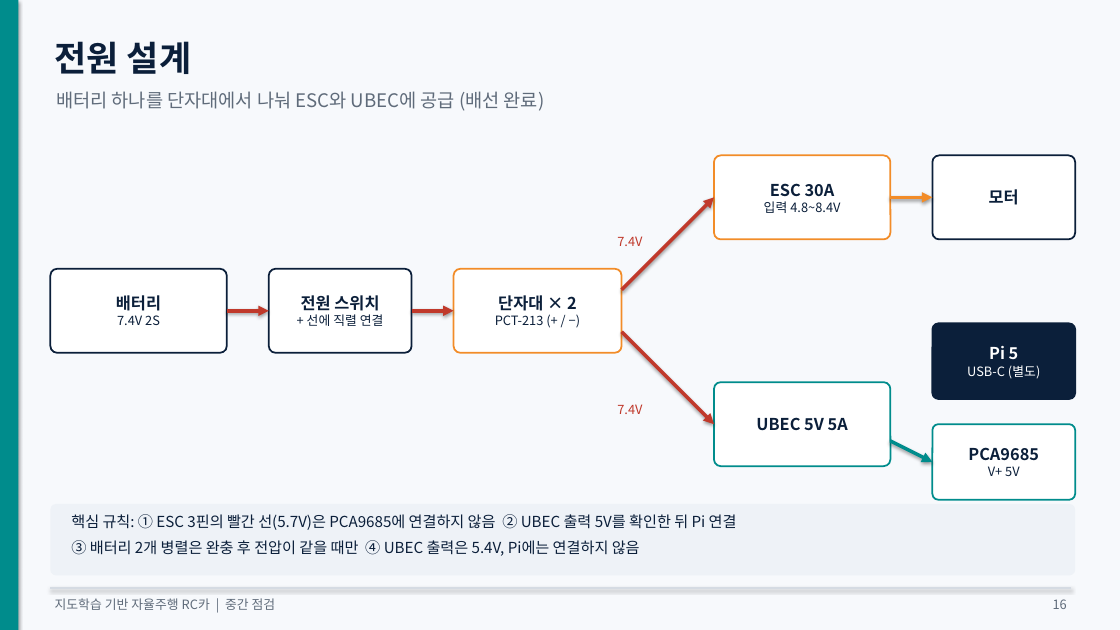
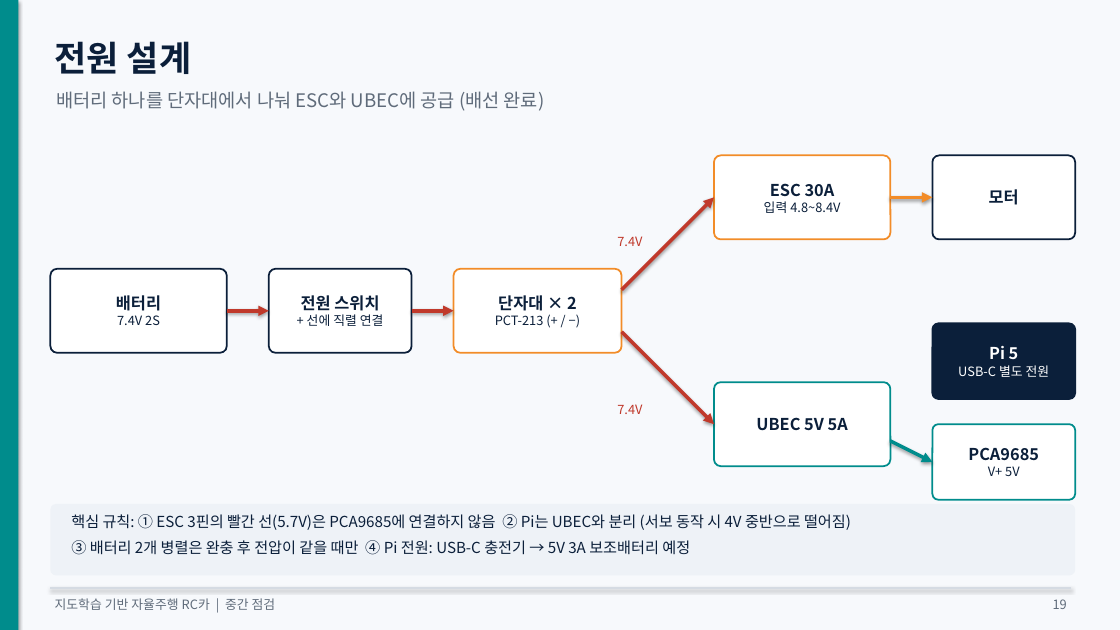
Before and after one commit to KMUTMU/Robot, a slide deck: slide 19 of 중간점검_자율주행RC카.pptx (slide 16 before the commit). Drawn at 1120x630 pixels with LibreOffice and Linux fonts; fonts in the diff are those of the drawing. Boxes give left, top, right and bottom in pixels: in the first picture for what was removed or moved away, otherwise in the second. Text is boxed around its words. In the diff, an @@ line names an element or a change of style, - is before the commit and + after.

```diff
--- a/중간점검_자율주행RC카.pptx
+++ b/중간점검_자율주행RC카.pptx
@@ text in rounded rectangle at <box>958,365,1050,377</box>: text changed @@
-USB-C (별도)
+USB-C 별도 전원
@@ text at <box>71,514,851,555</box>: text changed @@
-핵심 규칙: ① ESC 3핀의 빨간 선(5.7V)은 PCA9685에 연결하지 않음 ② UBEC 출력 5V를 확인한 뒤 Pi 연결
-③ 배터리 2개 병렬은 완충 후 전압이 같을 때만 ④ UBEC 출력은 5.4V, Pi에는 연결하지 않음
+핵심 규칙: ① ESC 3핀의 빨간 선(5.7V)은 PCA9685에 연결하지 않음 ② Pi는 UBEC와 분리 (서보 동작 시 4V 중반으로 떨어짐)
+③ 배터리 2개 병렬은 완충 후 전압이 같을 때만 ④ Pi 전원: USB-C 충전기 → 5V 3A 보조배터리 예정
@@ text at <box>1053,599,1067,609</box>: text changed @@
-16
+19
```
Also in this commit, not shown: 9 other slides changed, 3 slides added, 5 other files.
